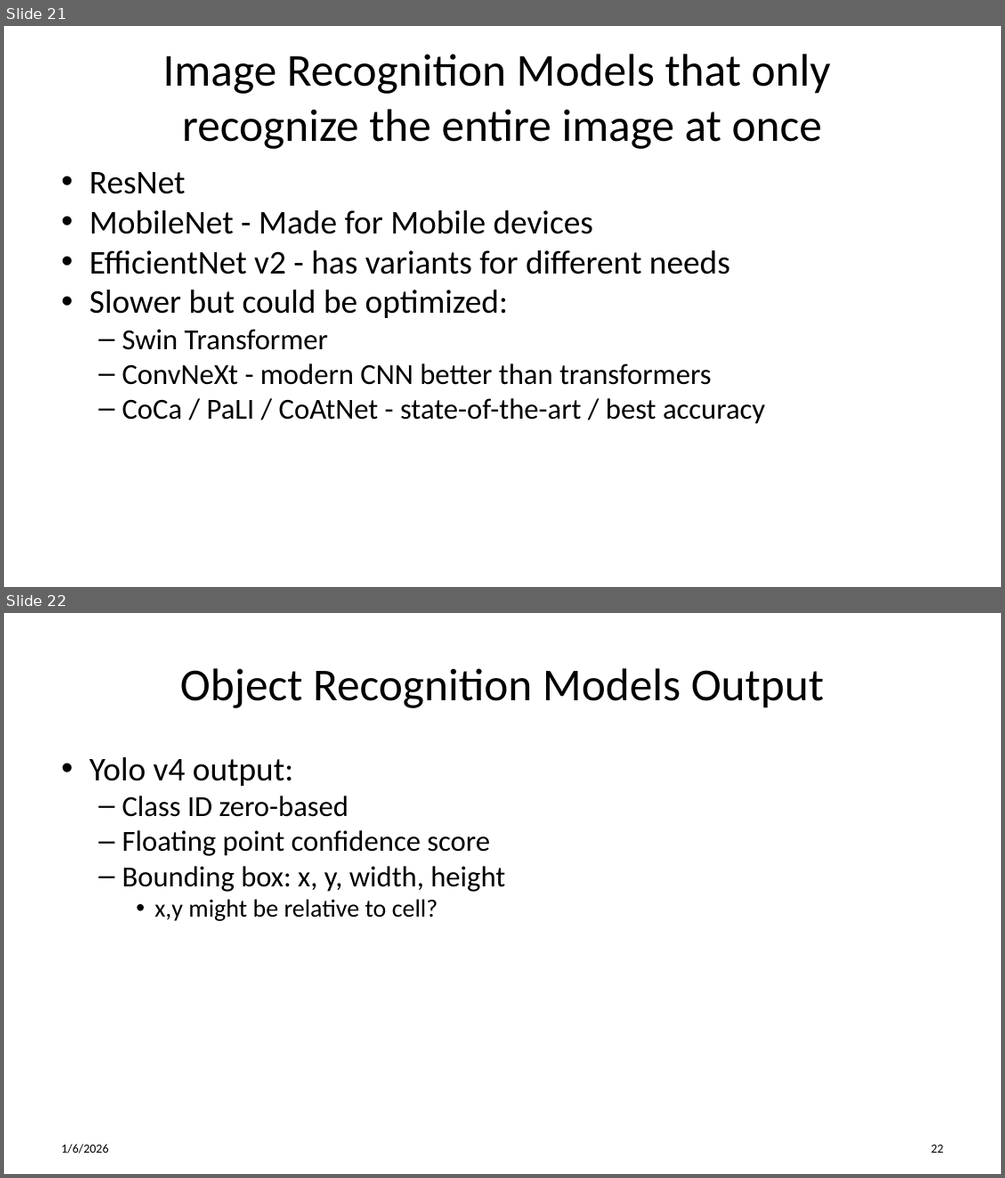
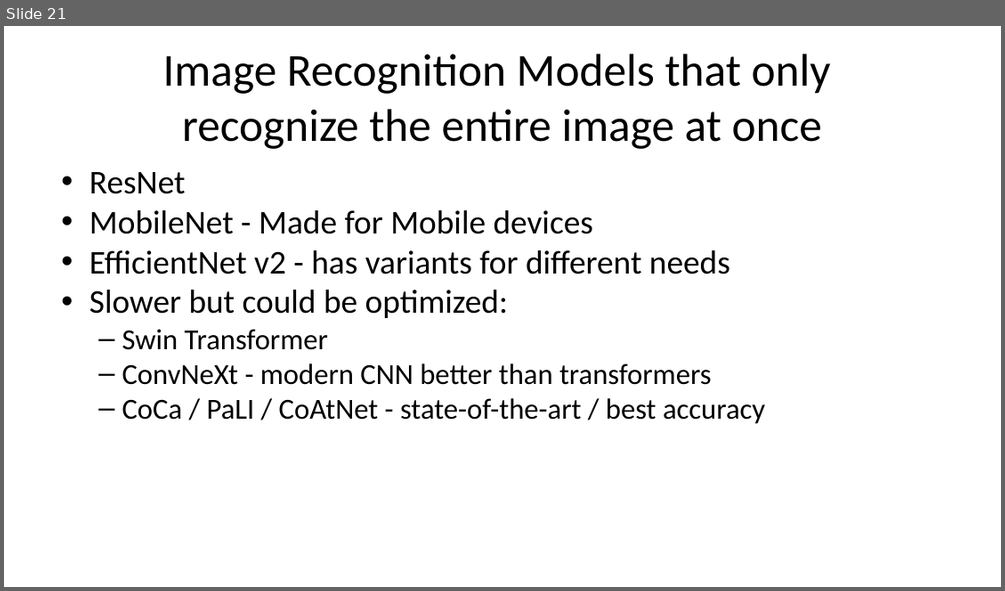
Before and after one commit to gigaprog/p_presentations, a slide deck: AI/AI PyTorch.pptx. Shown one above the other, each under a label of ours: slides 21 and 22 before the commit, slide 21 after it. The pictures are 1005x1178 and 1005x591 pixels, drawn with LibreOffice and Linux fonts; fonts in the diff are those of the drawing. Boxes give left, top, right and bottom in pixels: in the first picture for what was removed or moved away, otherwise in the second. Text is boxed around its words. In the diff, an @@ line names an element or a change of style, - is before the commit and + after.

```diff
--- a/AI/AI PyTorch.pptx
+++ b/AI/AI PyTorch.pptx
@@ slide 22 removed at box(4, 613, 1001, 1174), background #FFFFFF @@
@@ title removed at box(180, 668, 824, 708) @@
-Object Recognition Models Output
@@ text removed at box(89, 757, 505, 921) @@
-• Yolo v4 output:
-  – Class ID zero-based
-  – Floating point confidence score
-  – Bounding box: x, y, width, height
-    • x,y might be relative to cell?
@@ text removed at box(61, 1143, 108, 1153) @@
-1/6/2026
@@ page number removed at box(930, 1144, 943, 1152) @@
-22
```
Also in this commit, not shown: 4 slides changed, 1 other file.
